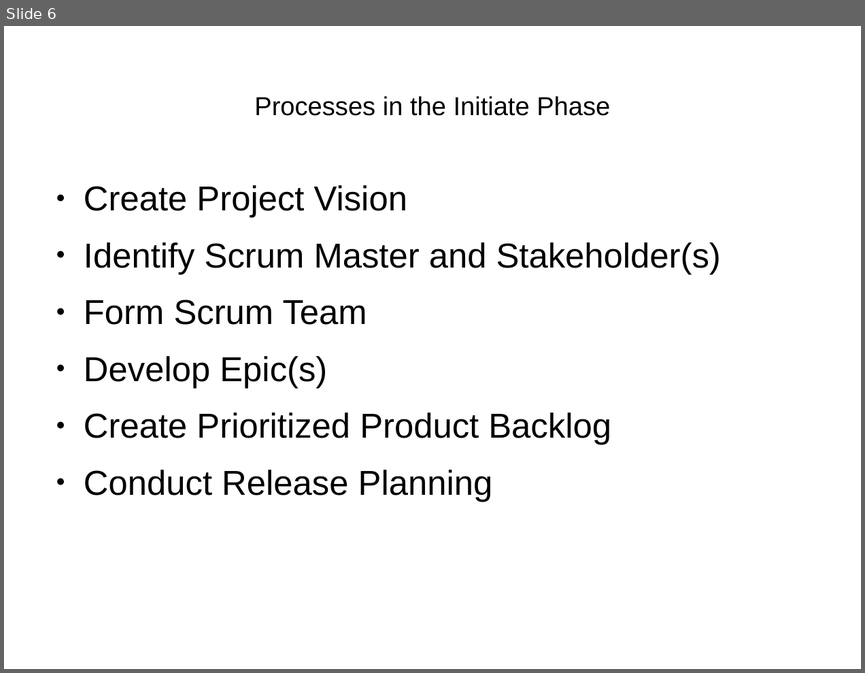
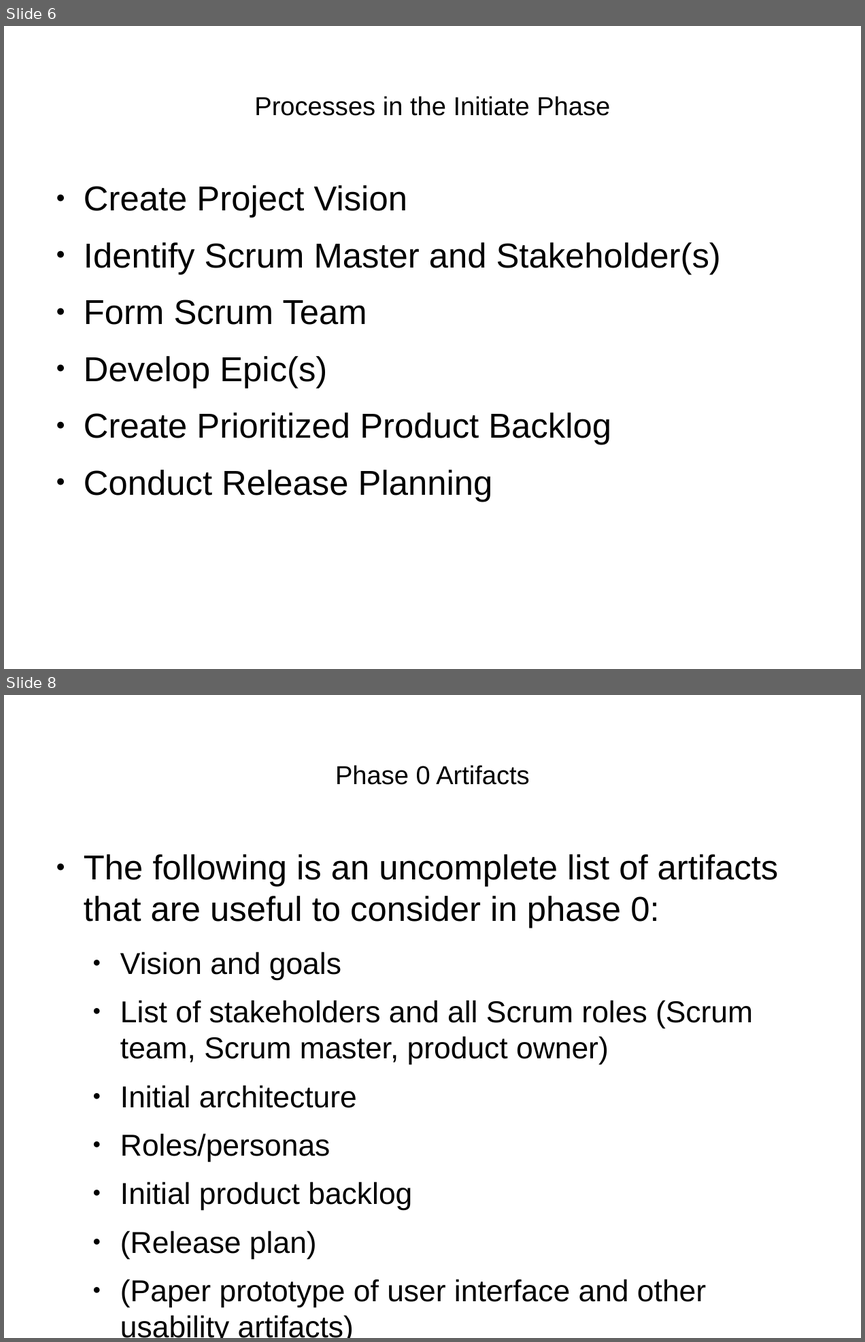
Before and after one commit to henrikarro/uu, a slide deck: 1DL251/project/requirements-presentation.odp. Shown one above the other, each under a label of ours: slide 6 before the commit, slides 6 and 8 after it; the slides between them are not shown. The pictures are 865x673 and 865x1342 pixels, drawn with LibreOffice and Linux fonts; fonts in the diff are those of the drawing. Boxes give left, top, right and bottom in pixels: in the first picture for what was removed or moved away, otherwise in the second. Text is boxed around its words. In the diff, an @@ line names an element or a change of style, - is before the commit and + after.

```diff
--- a/1DL251/project/requirements-presentation.odp
+++ b/1DL251/project/requirements-presentation.odp
@@ slide 8 added at <box>4,695,861,1338</box>, background #FFFFFF @@
@@ title added at <box>335,765,530,785</box>, 24 pt, text #000000 @@
+Phase 0 Artifacts
@@ text added at <box>84,854,779,1307</box>, 28 pt, text #000000 @@
+● The following is an uncomplete list of artifacts that are useful to consider in phase 0:
+  ● Vision and goals
+  ● List of stakeholders and all Scrum roles (Scrum team, Scrum master, product owner)
+  ● Initial architecture
+  ● Roles/personas
+  ● Initial product backlog
+  ● (Release plan)
+  ● (Paper prototype of user interface and other usability artifacts)
```
Also in this commit, not shown: 2 slides changed, 11 other slides added, 1 other file.
